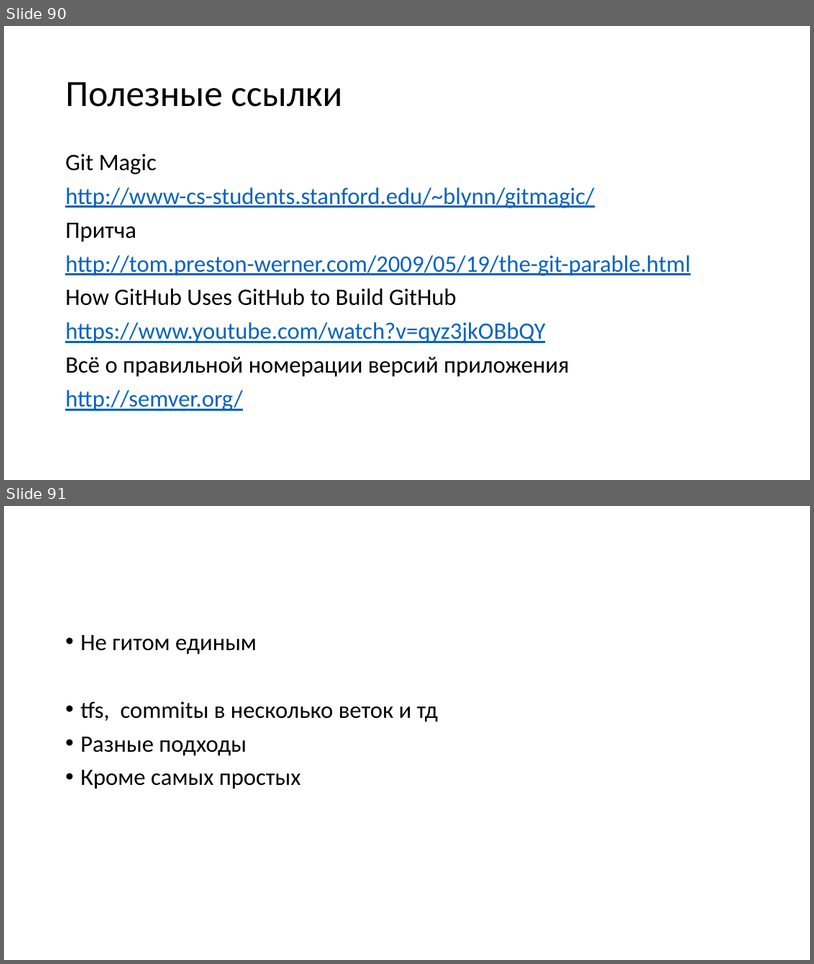
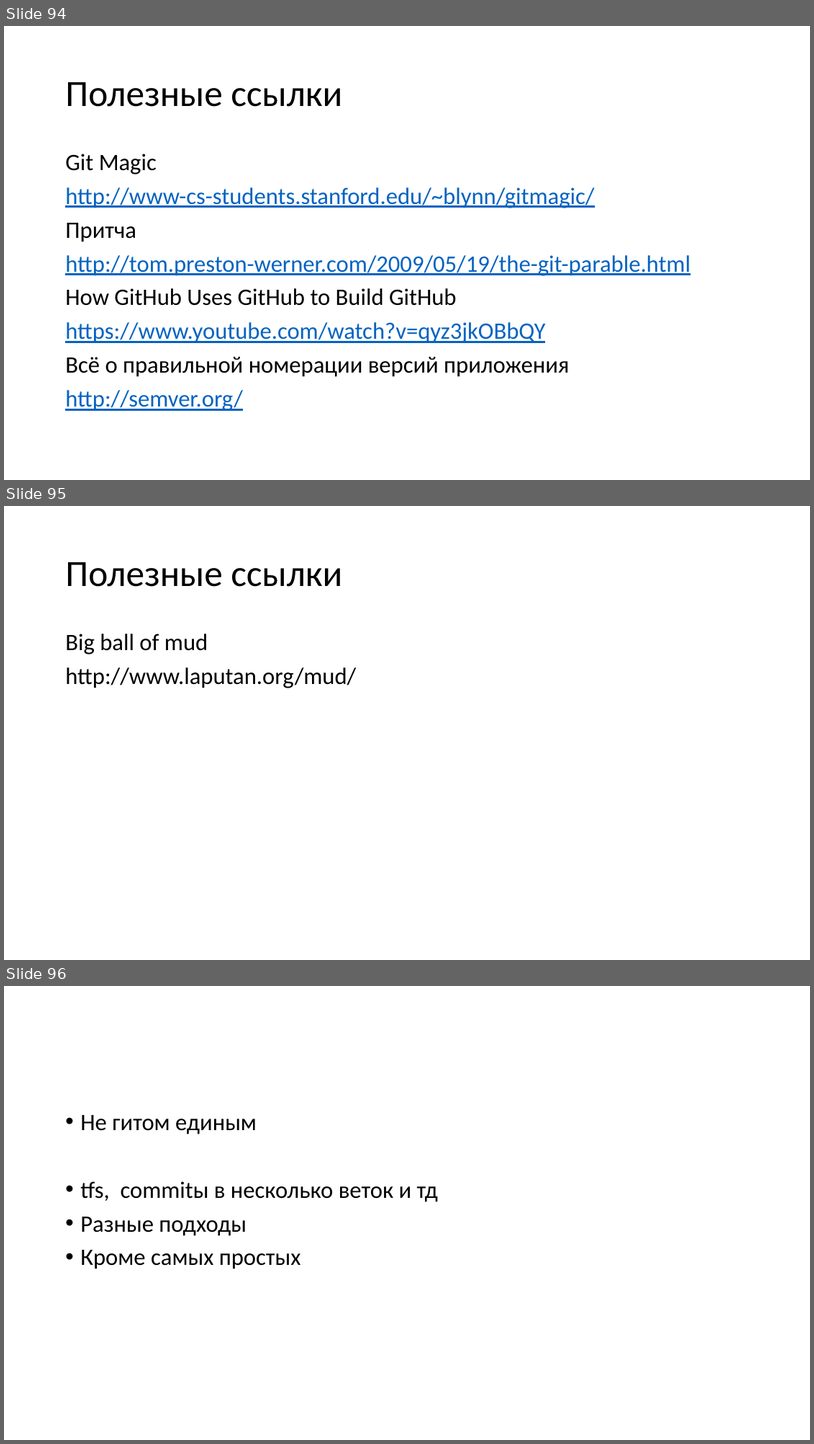
Before and after one commit to dzmitry-varabei/front-end-course, a slide deck: git-commit-code-review/Presentation1.pptx. Shown one above the other, each under a label of ours: slides 90 and 91 before the commit, slides 94, 95 and 96 after it. The pictures are 814x964 and 814x1444 pixels, drawn with LibreOffice and Linux fonts; fonts in the diff are those of the drawing. Boxes give left, top, right and bottom in pixels: in the first picture for what was removed or moved away, otherwise in the second. Text is boxed around its words. In the diff, an @@ line names an element or a change of style, - is before the commit and + after.

```diff
--- a/git-commit-code-review/Presentation1.pptx
+++ b/git-commit-code-review/Presentation1.pptx
@@ slide 95 added at bbox=[4, 506, 810, 960], background #FFFFFF @@
@@ title added at bbox=[65, 562, 342, 587], 44 pt, text #000000 @@
+Полезные ссылки
@@ text added at bbox=[65, 633, 356, 688], 28 pt, text #000000 @@
+Big ball of mud
+http://www.laputan.org/mud/
@@ what was slide 90 is now slide 94 @@
@@ what was slide 91 is now slide 96 @@
```
Also in this commit, not shown: 4 slides changed, 8 other slides added, 2 slides removed, 1 other file.
